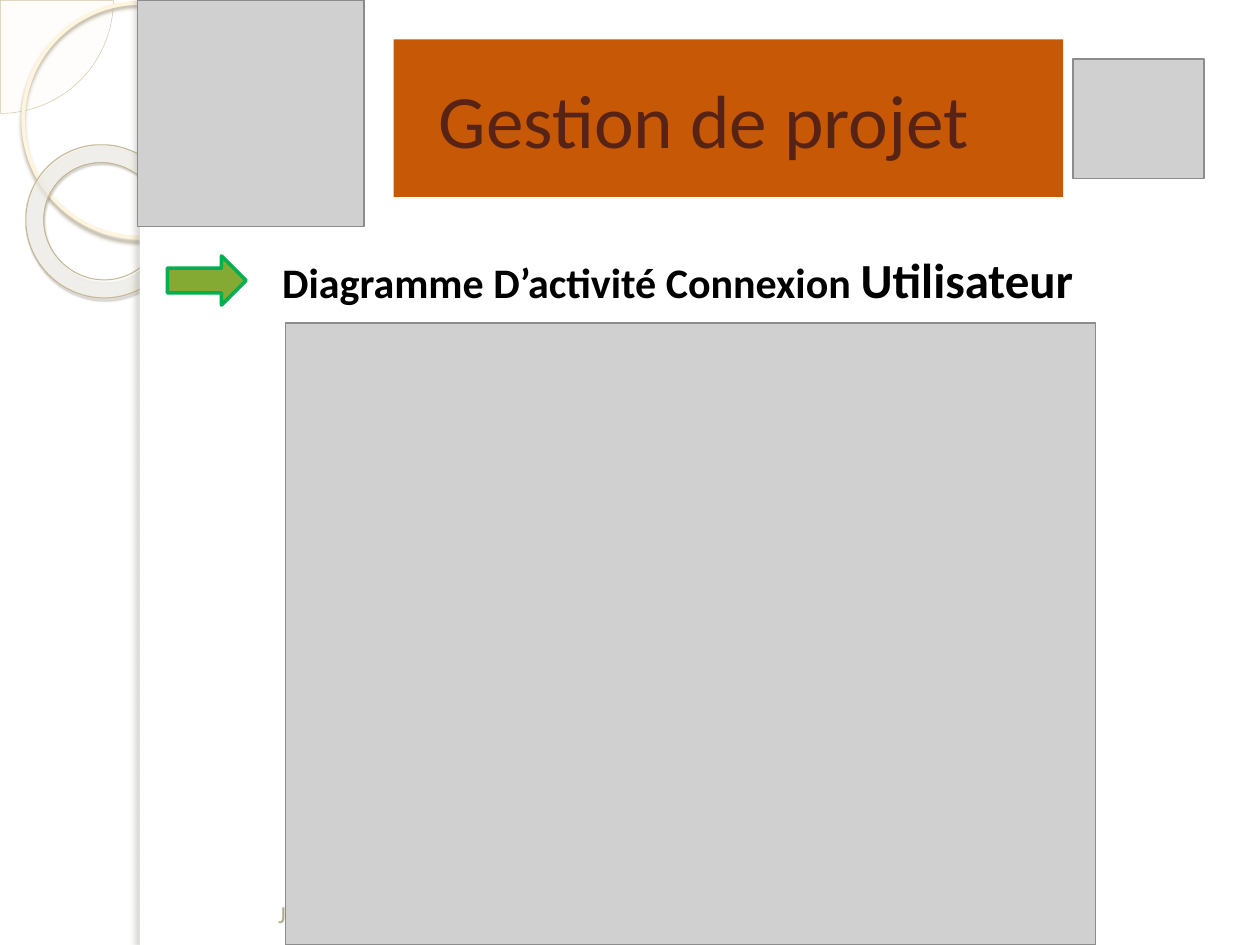
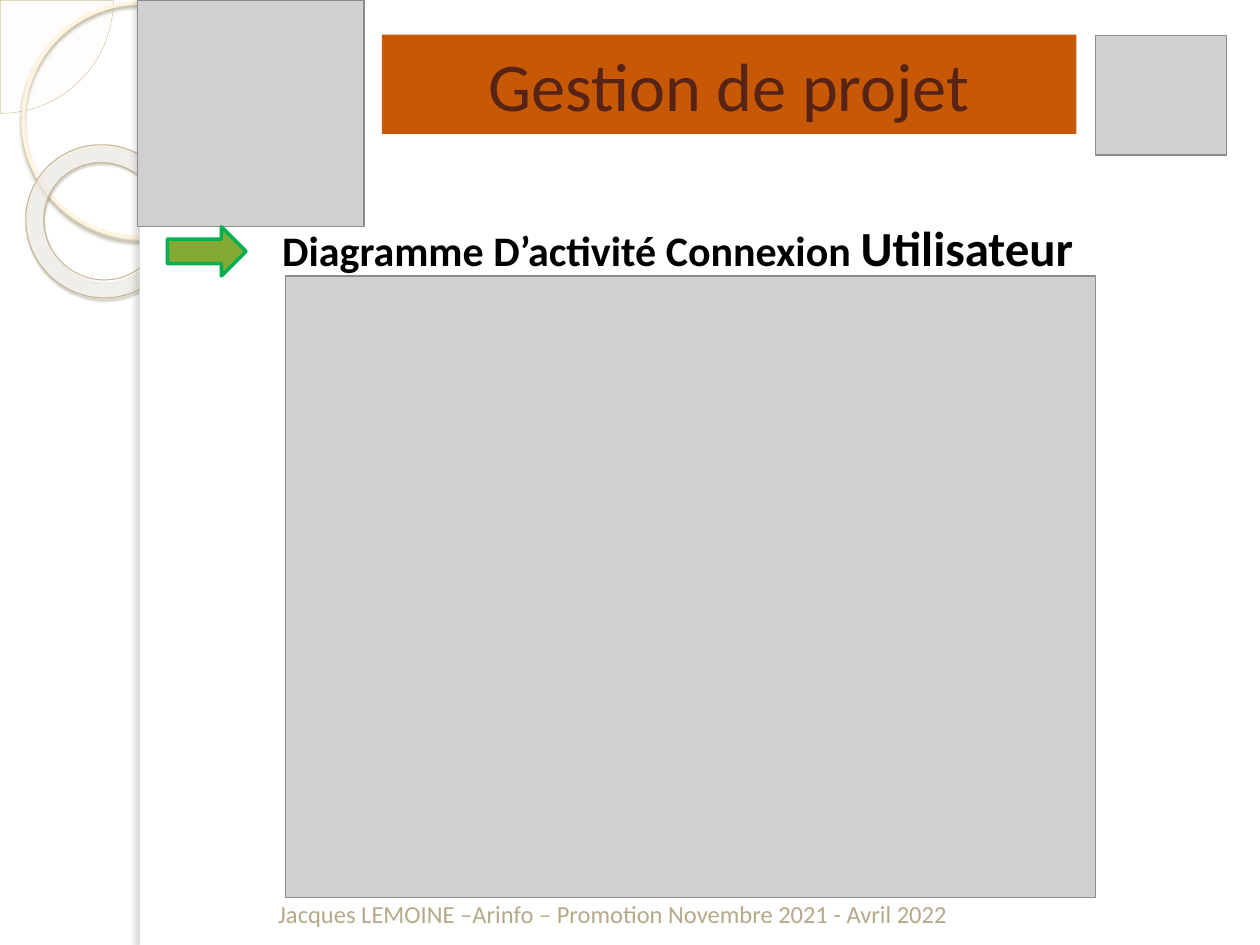
Before and after one commit to jacquesLemoine44/AssociationPaulGreen, a slide deck: slide 13 of DocumentationsProjet/Présentation1.pptx. Drawn at 1260x945 pixels with LibreOffice and Linux fonts; fonts in the diff are those of the drawing; grey boxes stand for pictures; background and template pictures are left out. Boxes give left, top, right and bottom in pixels: in the first picture for what was removed or moved away, otherwise in the second. Text is boxed around its words. In the diff, an @@ line names an element or a change of style, - is before the commit and + after.

```diff
--- a/DocumentationsProjet/Présentation1.pptx
+++ b/DocumentationsProjet/Présentation1.pptx
@@ title "Gestion de projet": place and size @@
-title "Gestion de projet" at [439,96,968,161]
+title "Gestion de projet" at [382,35,1076,135]
@@ title "Gestion de projet" at [382,35,1076,135]: size 43 to 39 pt; fill none to #C65806 @@
@@ rectangle removed at [393,39,1062,197] @@
@@ picture: place and size @@
-picture at [1074,59,1205,179]
+picture at [1095,35,1226,155]
@@ text "Diagramme D’activité Connexion Utilisateur" rewrapped from [282,263,1073,305] to [282,231,1073,278] @@
@@ right arrow: place and size @@
-right arrow at [168,256,247,305]
+right arrow at [168,227,247,276]
@@ picture: place and size @@
-picture at [286,323,1096,945]
+picture at [286,276,1096,897]
```
Also in this commit, not shown: 13 other slides changed, 1 slide added, 1 slide removed, 49 other files.
